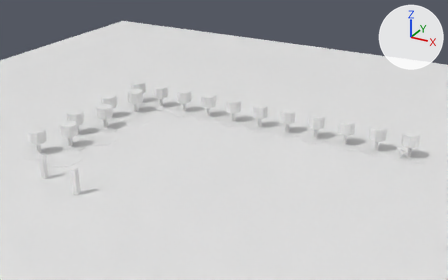
Renders of the Blender file art/blender/chapter-layouts/forest.blend from each side of a commit.
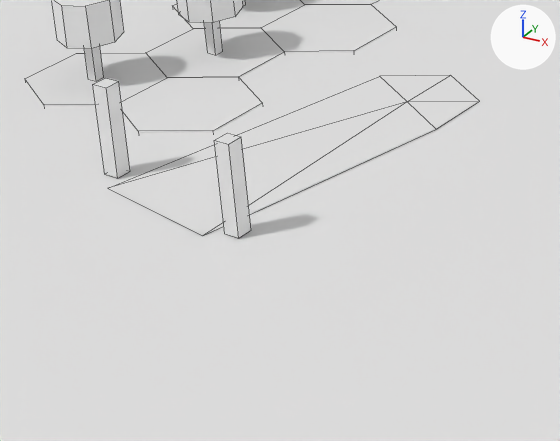
There are two pictures of each version: one whole from a 50 mm lens placed at (15.23, -20.18, 9.17), pointed at (6.01, -3.41, 0.78), one close up on the part from 3% to 36% of the width and 47% to 89% of the height. Every picture has the same lights, and +X, +Y and +Z are marked at upper right. The older version's two pictures come first. The close-ups show mesh edges as thin lines.

The first close-up shows 'outside ground', 'start approach', 'start entrance post', 'start entrance post.001', 'terrain -1,4', 'terrain -2,4', 'terrain -2,5', 'terrain -2,6', 'terrain -3,6', 'tree canopy -2,5', 'tree canopy -3,6', 'tree trunk -2,5' and 2 more.
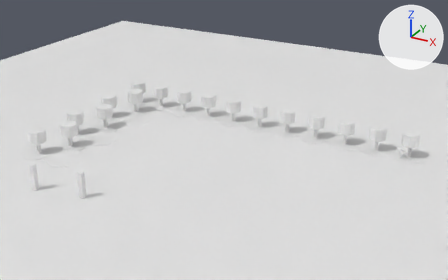
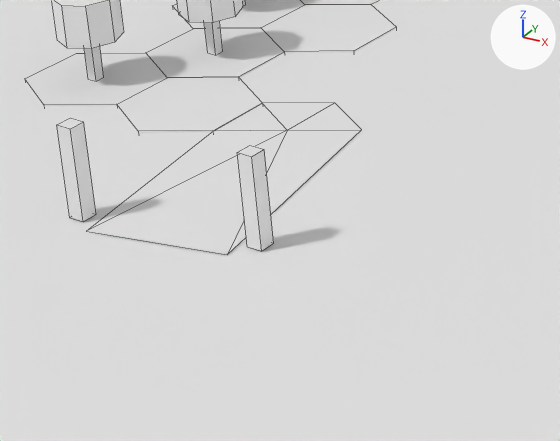
What differs and where, as boxes (x1, y1, x2, y2) in the close-ups (560 x 441 px):
'start approach', reshaped (26% narrower): before (108, 75, 480, 236); after (86, 103, 362, 255)
'start entrance post', moved: before (93, 78, 130, 178); after (57, 118, 96, 222)
'start entrance post.001', moved: before (214, 133, 251, 238); after (237, 145, 274, 251)

The change, as a list of edits to the scene's bpy script:
```text
Change me_start_approach:
    used by ob_start_approach; location = (0.0, 0.0, 0.0)
    before: 0 (2.86, -4.95, 0.0) at pixel (407, 101), 4 (3.43, -4.62, 0.0) at pixel (479, 101), 5 (2.86, -4.29, 0.0) at pixel (450, 75), 6 (2.29, -4.62, 0.0) at pixel (379, 76)
    remove me_start_approach.from_pydata(...)  # 7 vertices, 6 faces; spans x 1.68..3.43, y -7.79..-4.29, z 0.0
    add me_start_approach.from_pydata(...)  # 7 vertices, 6 faces; spans x 1.71..3.35, y -8.2..-5.28, z 0.0
    me_start_approach part 1
    add for i in [0, 4, 5, 6]: me_start_approach.vertices[i].co += Vector((-0.57, -0.99, 0.0))
    me_start_approach.vertices[1].co: (1.68, -7.54, 0.0) -> (1.71, -6.27, 0.0)  # pixel (107, 188) -> pixel (213, 131)
    me_start_approach.vertices[2].co: (2.95, -7.79, 0.0) -> (2.07, -8.2, 0.0)  # pixel (202, 235) -> pixel (86, 231)
    me_start_approach.vertices[3].co: (3.43, -5.28, 0.0) -> (3.35, -7.94, 0.0)  # pixel (436, 129) -> pixel (227, 254)
Change me_start_entrance_post:
    used by ob_start_entrance_post; location = (0.0, 0.0, 0.0)
    remove me_start_entrance_post.from_pydata(...)  # 8 vertices, 6 faces; spans x 1.476..1.626, y -7.365..-7.215, z 0.0..0.85
    add me_start_entrance_post.from_pydata(...)  # 8 vertices, 6 faces; spans x 1.783..1.933, y -8.088..-7.938, z 0.0..0.85
    me_start_entrance_post part 2: the whole mesh is moved by (0.306, -0.723, 0.0)
Change me_start_entrance_post_001:
    used by ob_start_entrance_post_001; location = (0.0, 0.0, 0.0)
    remove me_start_entrance_post_001.from_pydata(...)  # 8 vertices, 6 faces; spans x 3.095..3.245, y -7.687..-7.537, z 0.0..0.85
    add me_start_entrance_post_001.from_pydata(...)  # 8 vertices, 6 faces; spans x 3.401..3.551, y -7.767..-7.617, z 0.0..0.85
    me_start_entrance_post_001 part 3: the whole mesh is moved by (0.306, -0.08, 0.0)
```
